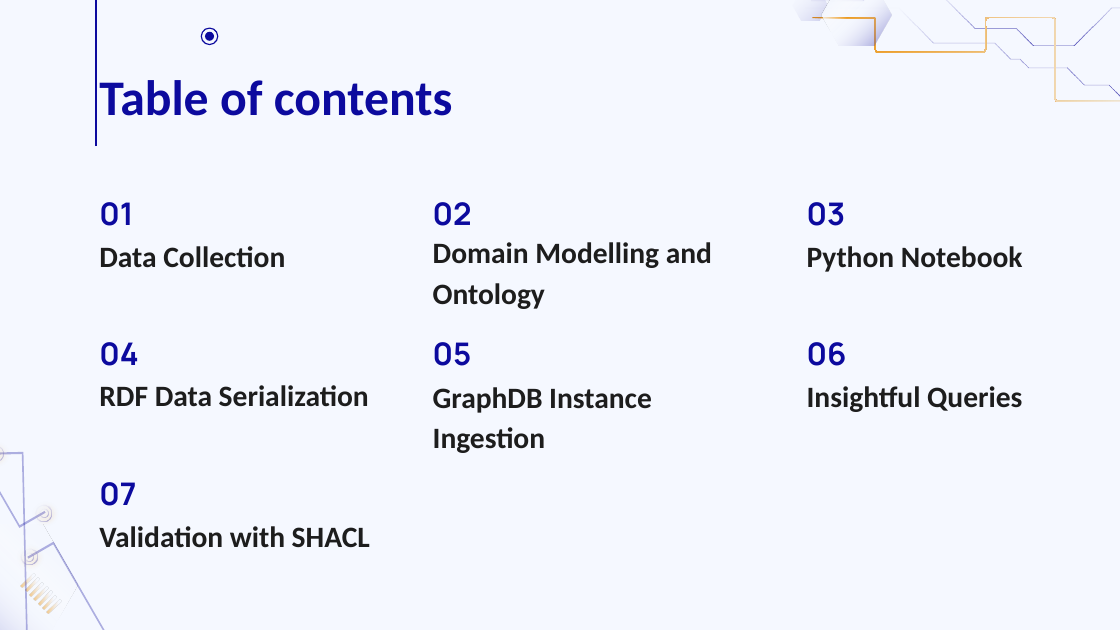
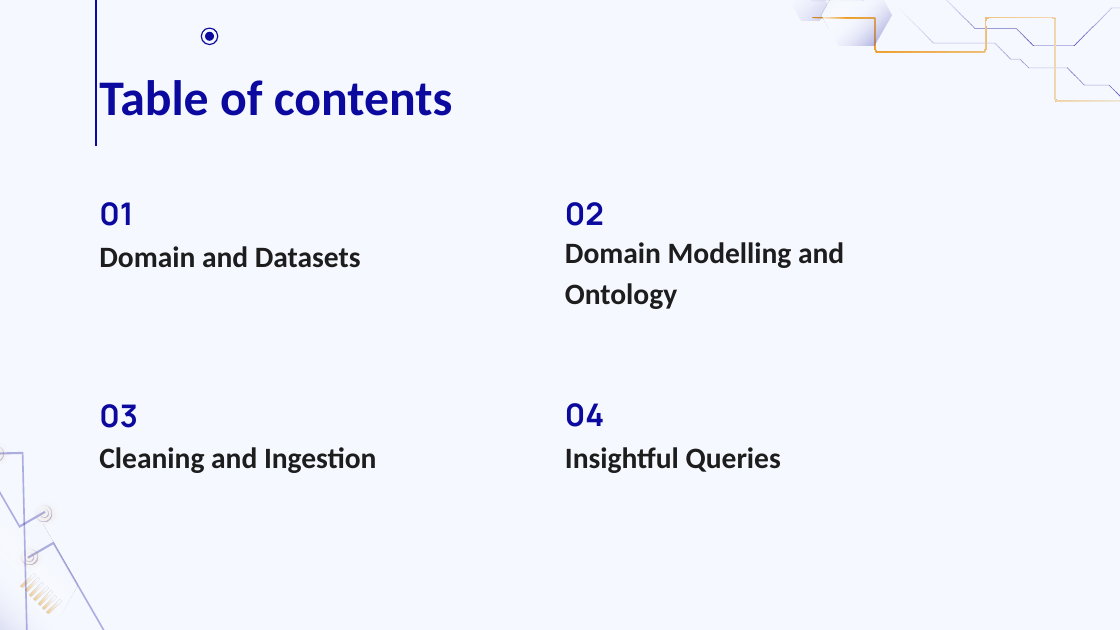
Before and after one commit to MarcoGasparini00/DataCrafters, a slide deck: slide 2 of presentation/DB2.pptx. Drawn at 1120x630 pixels with LibreOffice and Linux fonts; fonts in the diff are those of the drawing. Boxes give left, top, right and bottom in pixels: in the first picture for what was removed or moved away, otherwise in the second. Text is boxed around its words. In the diff, an @@ line names an element or a change of style, - is before the commit and + after.

```diff
--- a/presentation/DB2.pptx
+++ b/presentation/DB2.pptx
@@ title "02": place and size @@
-title "02" at bbox=[433, 202, 472, 226]
+title "02" at bbox=[565, 202, 604, 226]
@@ subtitle "Domain Modelling and Ontology": place and size @@
-subtitle "Domain Modelling and Ontology" at bbox=[433, 242, 712, 309]
+subtitle "Domain Modelling and Ontology" at bbox=[565, 242, 844, 309]
@@ subtitle at bbox=[99, 246, 361, 268]: text changed @@
-Data Collection
+Domain and Datasets
@@ subtitle removed at bbox=[807, 246, 1023, 272] @@
-Python Notebook
@@ text removed at bbox=[433, 342, 472, 366] @@
-05
@@ text removed at bbox=[807, 342, 847, 366] @@
-06
@@ title "03": place and size @@
-title "03" at bbox=[807, 202, 846, 226]
+title "03" at bbox=[99, 404, 138, 428]
@@ text removed at bbox=[99, 385, 369, 407] @@
-RDF Data Serialization
@@ text removed at bbox=[433, 387, 652, 453] @@
-GraphDB Instance Ingestion
@@ text "04": place and size @@
-text "04" at bbox=[99, 342, 138, 366]
+text "04" at bbox=[565, 403, 604, 427]
@@ subtitle added at bbox=[99, 447, 377, 473], 19 pt, text #1D1D1D, bold @@
+Cleaning and Ingestion
@@ text "Insightful Queries": place and size @@
-text "Insightful Queries" at bbox=[807, 386, 1022, 412]
+text "Insightful Queries" at bbox=[565, 447, 781, 473]
@@ text removed at bbox=[99, 482, 136, 506] @@
-07
@@ text removed at bbox=[99, 526, 370, 548] @@
-Validation with SHACL
```
Also in this commit, not shown: 12 other slides changed, 2 slides added, 3 slides removed.
